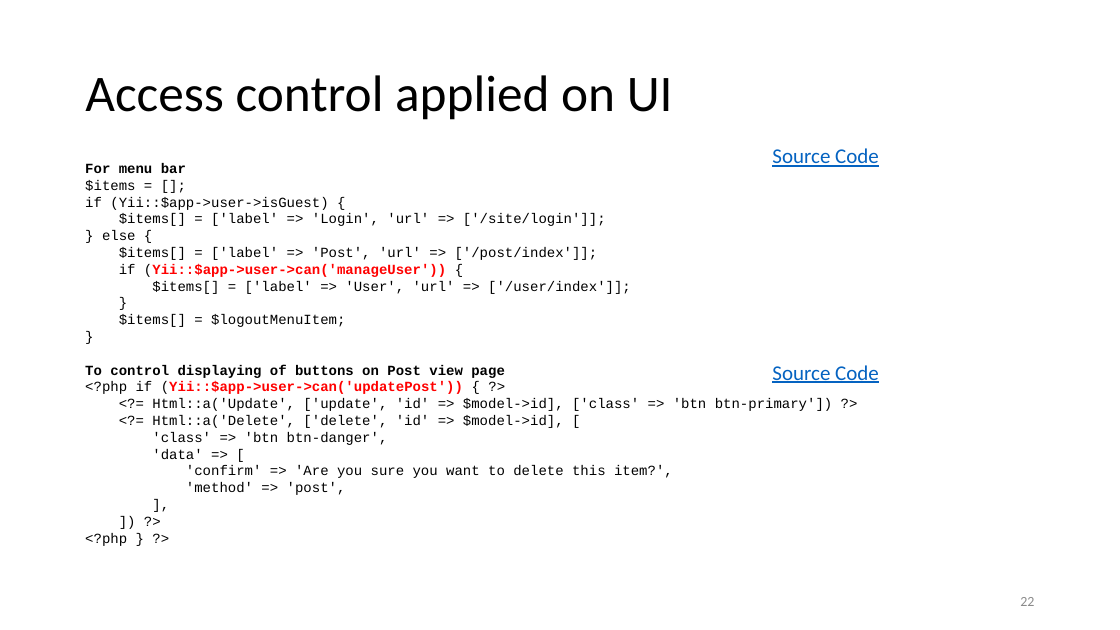
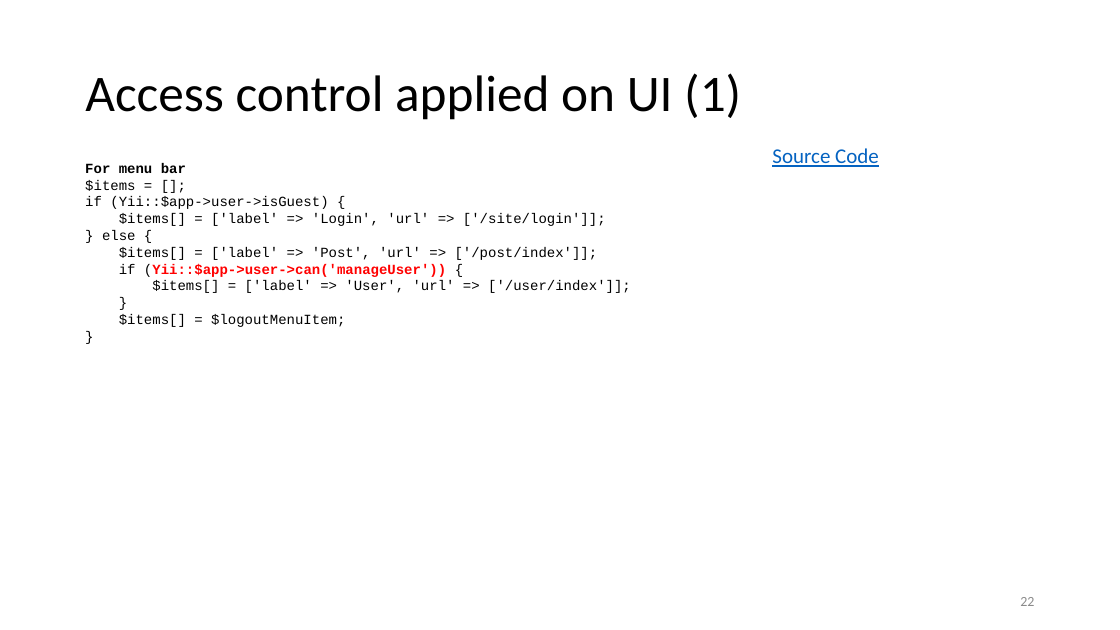
Before and after one commit to umbalaconmeogia/yii2-rbac-tutorial, a slide deck: slide 22 of docs/tutorial/Yii2RbacTutorial.pptx. Drawn at 1120x630 pixels with LibreOffice and Linux fonts; fonts in the diff are those of the drawing. Boxes give left, top, right and bottom in pixels: in the first picture for what was removed or moved away, otherwise in the second. Text is boxed around its words. In the diff, an @@ line names an element or a change of style, - is before the commit and + after.

```diff
--- a/docs/tutorial/Yii2RbacTutorial.pptx
+++ b/docs/tutorial/Yii2RbacTutorial.pptx
@@ title at <box>85,73,741,120</box>: text changed @@
-Access control applied on UI
+Access control applied on UI (1)
@@ text at <box>85,364,833,546</box>: paragraphs removed @@
-To control displaying of buttons on Post view page
-<?php if (Yii::$app->user->can('updatePost')) { ?>
-<?= Html::a('Update', ['update', 'id' => $model->id], ['class' => 'btn btn-primary']) ?>
-<?= Html::a('Delete', ['delete', 'id' => $model->id], [
-'class' => 'btn btn-danger',
-'data' => [
-'confirm' => 'Are you sure you want to delete this item?',
-'method' => 'post',
-],
-]) ?>
-<?php } ?>
@@ text removed at <box>772,365,879,383</box> @@
-Source Code
```
Also in this commit, not shown: 3 other slides changed, 1 slide added, 2 other files.
